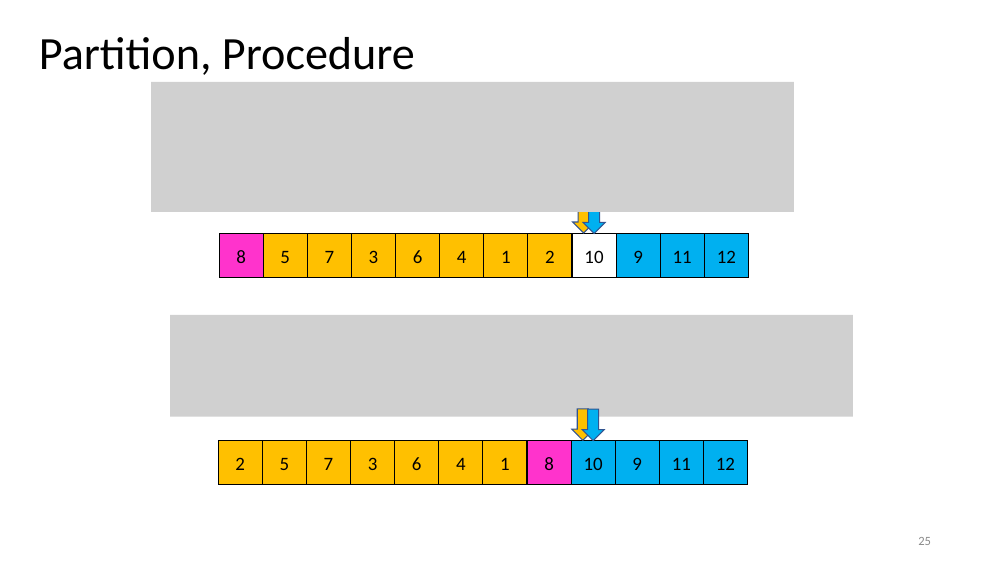
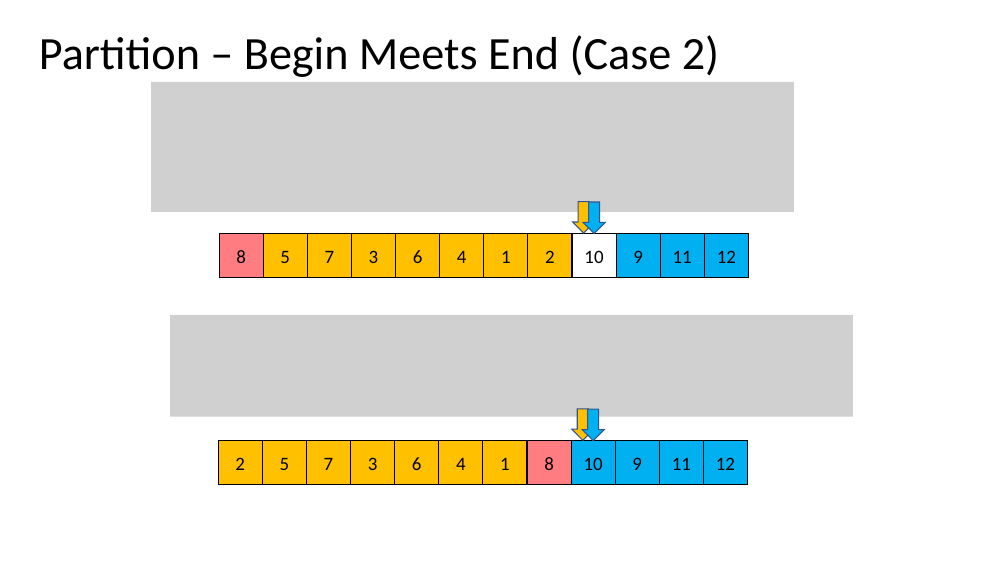
Before and after one commit to natebrunelle/cse332, a slide deck: slide 54 of demo_site/files/slides/lecture13_sorting2_inka.pptx (slide 25 before the commit). Drawn at 1008x567 pixels with LibreOffice and Linux fonts; fonts in the diff are those of the drawing; grey boxes stand for pictures. Boxes give left, top, right and bottom in pixels: in the first picture for what was removed or moved away, otherwise in the second. Text is boxed around its words. In the diff, an @@ line names an element or a change of style, - is before the commit and + after.

```diff
--- a/demo_site/files/slides/lecture13_sorting2_inka.pptx
+++ b/demo_site/files/slides/lecture13_sorting2_inka.pptx
@@ title at (39, 35, 719, 77): text changed @@
-Partition, Procedure
+Partition – Begin Meets End (Case 2)
@@ rectangle "8" at (219, 234, 263, 278): fill #FF33CC to #FF7C80 @@
@@ rectangle "8" at (527, 441, 571, 485): fill #FF33CC to #FF7C80 @@
@@ page number removed at (918, 537, 931, 545) @@
-25
```
Also in this commit, not shown: 33 other slides changed, 27 slides added, 9 slides removed, 9 other files.
